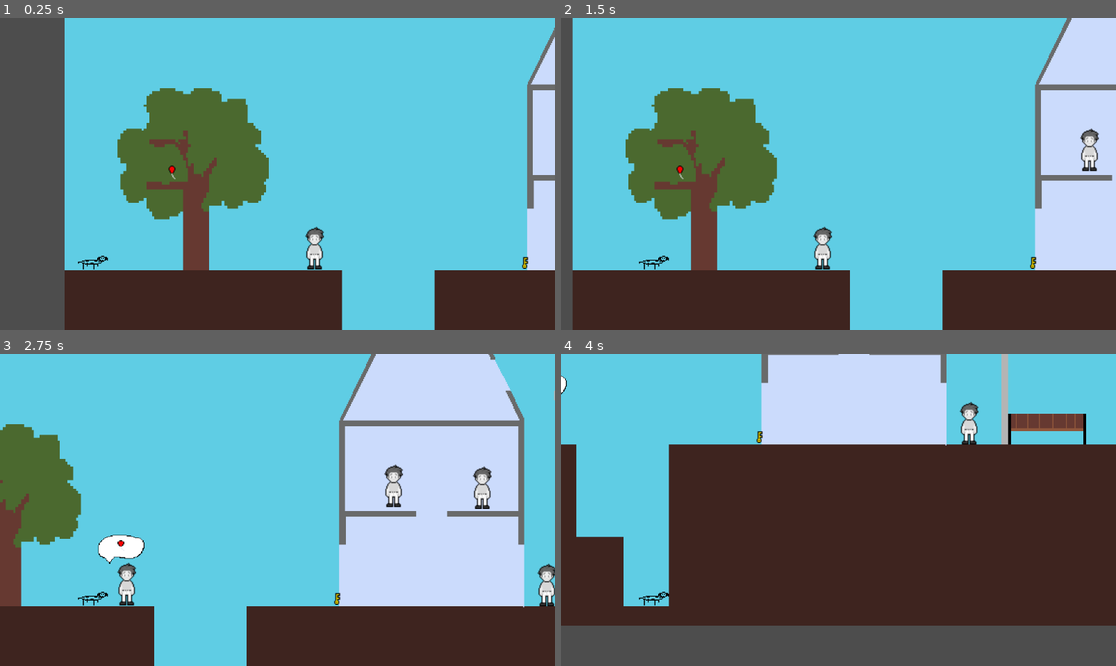
Above: before the commit, frames 1-4 (two rows, left to right).
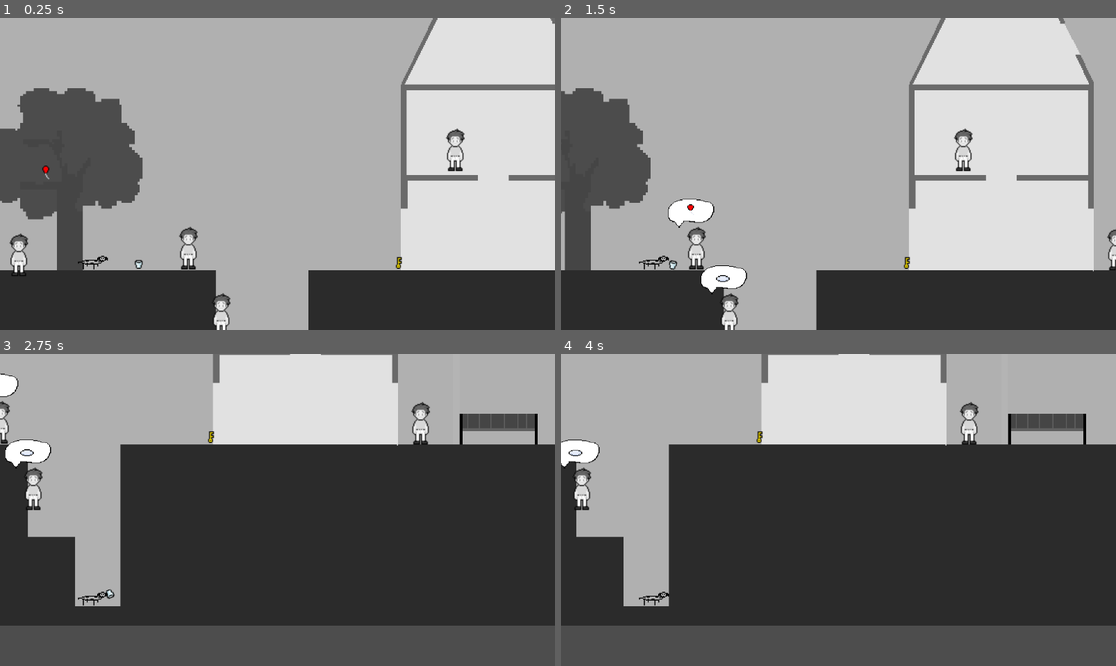
Above: after the commit, the same moments.

Repository: antonin-tarrade/SausageSerenity
Game: Godot game, scene res://Scenes/main.tscn
Two runs of this game, one before a commit and one after it. Both use one fixed random seed, a clock stepped at 60 frames per second and the inputs below. The engine's default icon, where the game draws it, is replaced by a stand-in: a white triangle on a blue panel in a dark square.
Inputs:
- Up to frame 1 (0.25 s): no input
- Up to frame 2 (1.5 s): tap Enter at 0.5 s; hold W (charger) 0.53-1.28 s; hold Right (ui_right) from 0.53 s (still down); tap Up (ui_up) at 0.77 s; tap E (interact) at 0.8, 1.35 s; tap Space at 1.25 s
- Up to frame 3 (2.75 s): tap Up (ui_up) at 1.52 s; tap W (charger) at 1.55 s; release Right (ui_right) at 2.03 s; hold Left (ui_left) from 2.03 s (still down); hold W (charger) from 2.03 s (still down); tap E (interact) at 2.3 s
- Up to frame 4 (4 s): tap Enter at 2.75 s; release Left (ui_left) at 2.78 s; release W (charger) at 2.78 s; hold Right (ui_right) from 2.78 s (still down); tap Q (extend) at 2.85 s; tap Up (ui_up) at 3.02, 3.77 s; tap W (charger) at 3.05 s; hold E (interact) from 3.53 s (still down)

The runs differ from the first frame. In frame 1, 85% of the frame differs, in the area x 0-100%, y 0-100%; in frame 2, 86%; in frame 3, 94%; in frame 4, 35%.

Commit message:
jarrive pas a porter humain...

Diff:
--- a/Objets/ballon_eau.tres
+++ b/Objets/ballon_eau.tres
@@ -9,4 +9,4 @@
 icon = ExtResource("1_egheq")
 isTakable = true
 isPushable = true
-isDestroyable = false
+isDestroyable = true
--- a/Scenes/decor.tscn
+++ b/Scenes/decor.tscn
@@ -1,6 +1,11 @@
-[gd_scene load_steps=18 format=3 uid="uid://brsj6mnt6yui7"]
-
+[gd_scene load_steps=20 format=3 uid="uid://brsj6mnt6yui7"]
+
+[ext_resource type="Shader" path="res://Shaders/shader_script.gdshader" id="1_0ihyi"]
 [ext_resource type="Texture2D" uid="uid://2s8klcwv4j5t" path="res://Sprites/firstVersionBg.png" id="1_abnxk"]
+
+[sub_resource type="ShaderMaterial" id="ShaderMaterial_x3oqo"]
+shader = ExtResource("1_0ihyi")
+shader_parameter/taux_joie = 0.0
 
 [sub_resource type="RectangleShape2D" id="RectangleShape2D_0hg1g"]
 size = Vector2(43, 8)
@@ -52,8 +57,9 @@
 
 [node name="Decor" type="Node2D"]
 
-[node name="TextureRect" type="TextureRect" parent="."]
+[node name="Background" type="TextureRect" parent="."]
 texture_filter = 3
+material = SubResource("ShaderMaterial_x3oqo")
 offset_right = 40.0
 offset_bottom = 40.0
 texture = ExtResource("1_abnxk")
--- a/Scenes/main.tscn
+++ b/Scenes/main.tscn
@@ -80,9 +80,30 @@
 shader = ExtResource("3_t0lvh")
 shader_parameter/isSad = true
 
+[sub_resource type="ShaderMaterial" id="ShaderMaterial_nbbg5"]
+resource_local_to_scene = true
+shader = ExtResource("3_t0lvh")
+shader_parameter/isSad = true
+
+[sub_resource type="ShaderMaterial" id="ShaderMaterial_k3qq7"]
+resource_local_to_scene = true
+shader = ExtResource("3_t0lvh")
+shader_parameter/isSad = true
+
+[sub_resource type="ShaderMaterial" id="ShaderMaterial_abs7k"]
+resource_local_to_scene = true
+shader = ExtResource("3_t0lvh")
+shader_parameter/isSad = true
+
+[sub_resource type="ShaderMaterial" id="ShaderMaterial_j6env"]
+resource_local_to_scene = true
+shader = ExtResource("3_t0lvh")
+shader_parameter/isSad = true
+
 [node name="Main" type="Node2D"]
 
 [node name="Decor" parent="." instance=ExtResource("4_5016y")]
+unique_name_in_owner = true
 
 [node name="Objets" type="Node2D" parent="." groups=["objets"]]
 
@@ -115,7 +136,7 @@
 iteminfo = ExtResource("8_o14q7")
 
 [node name="Verre" parent="Objets" instance=ExtResource("4_40vl5")]
-position = Vector2(575, 568)
+position = Vector2(208, 874)
 iteminfo = ExtResource("9_dbj6m")
 
 [node name="Vase" parent="Objets" instance=ExtResource("4_40vl5")]
@@ -127,7 +148,7 @@
 iteminfo = ExtResource("9_1dqtn")
 
 [node name="BallonEau" parent="Objets" instance=ExtResource("4_40vl5")]
-position = Vector2(2247, 582)
+position = Vector2(20, 884)
 iteminfo = ExtResource("10_llfd6")
 
 [node name="MotDoux" parent="Objets" instance=ExtResource("4_40vl5")]
@@ -156,7 +177,7 @@
 material = SubResource("ShaderMaterial_xjdte")
 
 [node name="BillBoue" type="Node2D" parent="Personnages"]
-position = Vector2(629, 787)
+position = Vector2(84, 894)
 metadata/_edit_group_ = true
 
 [node name="Requete" type="Sprite2D" parent="Personnages/BillBoue"]
@@ -173,6 +194,7 @@
 
 [node name="Personnage" parent="Personnages/BillBoue" instance=ExtResource("2_m3qme")]
 material = SubResource("ShaderMaterial_pwm2k")
+isTakable = true
 
 [node name="PorteHumaine" type="Node2D" parent="Personnages"]
 position = Vector2(696, 888)
@@ -252,7 +274,7 @@
 material = SubResource("ShaderMaterial_gmgo7")
 
 [node name="BambinoBill" type="Node2D" parent="Personnages"]
-position = Vector2(2252, 761)
+position = Vector2(294, 956)
 metadata/_edit_group_ = true
 
 [node name="Requete" type="Sprite2D" parent="Personnages/BambinoBill"]
@@ -263,9 +285,10 @@
 
 [node name="Missions" type="Node2D" parent="Personnages/BambinoBill/Requete"]
 
-[node name="MissionCasserTout" parent="Personnages/BambinoBill/Requete/Missions" instance=ExtResource("7_exk0v")]
+[node name="MissionCasserTout" parent="Personnages/BambinoBill/Requete/Missions" node_paths=PackedStringArray("objets") instance=ExtResource("7_exk0v")]
 texture = ExtResource("14_ampnh")
 script = ExtResource("15_6ail6")
+objets = [NodePath("../../../../../Objets/Verre"), NodePath("../../../../../Objets/Assiette")]
 
 [node name="Personnage" parent="Personnages/BambinoBill" instance=ExtResource("2_m3qme")]
 material = SubResource("ShaderMaterial_klo1e")
@@ -306,7 +329,7 @@
 script = ExtResource("13_3roqm")
 
 [node name="Personnage" parent="Personnages/BillRose" instance=ExtResource("2_m3qme")]
-material = SubResource("ShaderMaterial_5ib2d")
+material = SubResource("ShaderMaterial_nbbg5")
 
 [node name="RomantiqueBill" type="Node2D" parent="Personnages"]
 position = Vector2(1276, 862)
@@ -325,7 +348,7 @@
 script = ExtResource("32_5vqgd")
 
 [node name="Personnage" parent="Personnages/RomantiqueBill" instance=ExtResource("2_m3qme")]
-material = SubResource("ShaderMaterial_5ib2d")
+material = SubResource("ShaderMaterial_k3qq7")
 
 [node name="MechantBill" type="Node2D" parent="Personnages"]
 position = Vector2(1276, 862)
@@ -339,12 +362,13 @@
 
 [node name="Missions" type="Node2D" parent="Personnages/MechantBill/Requete"]
 
-[node name="MissionBallonEau" parent="Personnages/MechantBill/Requete/Missions" instance=ExtResource("7_exk0v")]
+[node name="MissionBallonEau" parent="Personnages/MechantBill/Requete/Missions" node_paths=PackedStringArray("ballon") instance=ExtResource("7_exk0v")]
 texture = ExtResource("12_ydduq")
 script = ExtResource("20_q6trk")
+ballon = NodePath("../../../../../Objets/BallonEau")
 
 [node name="Personnage" parent="Personnages/MechantBill" instance=ExtResource("2_m3qme")]
-material = SubResource("ShaderMaterial_5ib2d")
+material = SubResource("ShaderMaterial_abs7k")
 
 [node name="BillLExplorateur" type="Node2D" parent="Personnages"]
 position = Vector2(1276, 862)
@@ -363,7 +387,7 @@
 script = ExtResource("36_uhh5p")
 
 [node name="Personnage" parent="Personnages/BillLExplorateur" instance=ExtResource("2_m3qme")]
-material = SubResource("ShaderMaterial_5ib2d")
+material = SubResource("ShaderMaterial_j6env")
 
 [node name="ChienSaucisse" parent="." instance=ExtResource("1_lhaoc")]
-position = Vector2(29, 899)
+position = Vector2(160, 896)
--- a/Scenes/objet.tscn
+++ b/Scenes/objet.tscn
@@ -16,3 +16,5 @@
 
 [node name="ObjetTexture" type="Sprite2D" parent="."]
 texture = ExtResource("3_v3qkq")
+
+[connection signal="body_entered" from="." to="." method="_on_body_entered"]
--- a/Scripts/Missions/Mission_ballon_eau.gd
+++ b/Scripts/Missions/Mission_ballon_eau.gd
@@ -1,10 +1,15 @@
 extends Sprite2D
 
+@export var ballon : Objet = null
 var touche : bool = false
+
+func init(personnage : Personnage) :
+	ballon.connect("destroyed",_on_destroyed)
 
 func verifier(personnage : Personnage) -> bool :
 	print("ballon eau")
 	return touche
 
-func _on_lancer():
+func _on_destroyed():
+	print("heeeeeeeeeeeeeere mission")
 	pass
--- a/Scripts/Missions/Mission_casser_tout.gd
+++ b/Scripts/Missions/Mission_casser_tout.gd
@@ -1,12 +1,12 @@
 extends Sprite2D
 
 var nbObjetCasse : int = 0
-var nbObjet : int = 3
+@export var objets : Array[Objet] = []
 
 func verifier(personnage : Personnage) -> bool :
 	print("faut tout casser")
-	#verifier si objet casse (id = "toutcasser")
-	return (nbObjetCasse==3)
-
-func _on_objet_casse():
-	nbObjetCasse += 1
+	nbObjetCasse = 0
+	for obj in objets:
+		if obj.isDestroyed:
+			nbObjetCasse += 1
+	return (nbObjetCasse==objets.size())
--- a/Scripts/Objet.gd
+++ b/Scripts/Objet.gd
@@ -16,6 +16,8 @@
 var isPushable = false
 var isDestroyable = false
 
+signal destroyed
+
 var id : String = ""
 
 # Variable du chien
@@ -32,6 +34,9 @@
 func get_id() -> String :
 	return id
 
+func get_isTakable() -> bool :
+	return isTakable
+
 func PickUp() :
 	print("press")
 	if isTakable :
@@ -39,6 +44,12 @@
 			print("dog null")
 			dog.itemTaken(iteminfo)
 			self.queue_free()
+
+func detruire():
+	if isDestroyable:
+		isDestroyed = true;
+		print("detruit")
+		self.visible = false
 
 
 func load_resource() :
@@ -48,3 +59,11 @@
 	#Set sprite
 	self.itemTexture.texture = iteminfo.icon
 	self.id = iteminfo.id
+
+
+func _on_body_entered(body):
+	print("what")
+	if isDestroyed:
+		print("detruit et touché sol")
+		destroyed.emit()
+		queue_free()
--- a/Scripts/Personnage.gd
+++ b/Scripts/Personnage.gd
@@ -2,6 +2,7 @@
 class_name Personnage extends Sprite2D
 
 @export var nom : String = ""
+@export var isTakable : bool = false
 @onready var requete : Sprite2D = $"../Requete"
 @onready var missions : Array[Node] = ($"../Requete/Missions").get_children()
 @onready var current_mission : int = 0
@@ -9,6 +10,11 @@
 var animtree : AnimationTree
 var zonedetectionobj : Area2D
 var zonedetectionperso : Area2D
+@onready var dog = $"../../../ChienSaucisse"
+
+# Gestion joie
+var augmentation_joie : float = 0.1
+@onready var decors : Node = %Decor/Background
 
 
 enum ETATS {
@@ -30,6 +36,8 @@
 		mission.visible = false
 		if mission.has_method("init") :
 			mission.init(self)
+	if isTakable :
+		devenir_objet()
 
 
 
@@ -42,6 +50,8 @@
 func _on_rendu_heureux():
 	etat = ETATS.heureux
 	self.material.set_shader_parameter("isSad",false)
+	var taux_joie = decors.material.get_shader_parameter("taux_joie")
+	decors.material.set_shader_parameter("taux_joie",taux_joie + augmentation_joie)
 
 func regarder_autour_objets():
 	var listeobj = []
@@ -86,5 +96,18 @@
 func desactiver_collision():
 	static_body.set_collision_layer_value(1,false)
 
+func devenir_objet():
+	static_body.set_collision_layer_value(2,true)
+	static_body["input_pickable"] = true;
+
+
+func get_isTakable() -> bool :
+	return isTakable
+
+func PickUp() :
+	if isTakable :
+		dog.humantaken(self)
+		self.visible = false
+
 func set_etat(et):
 	etat = et
--- a/Scripts/chien_saucisse.gd
+++ b/Scripts/chien_saucisse.gd
@@ -1,4 +1,6 @@
 extends CharacterBody2D
+
+var icon_pied = preload("res://Dessins/mec.png")
 
 @export var SPEED = 300.0
 @export var EXTENSION_SPEED = 4 # px
@@ -21,6 +23,7 @@
 
 var objetGenerique : PackedScene = preload("res://Scenes/objet.tscn")
 var iteminfo : Item = null
+var humaninfo = null
 var objetsnode = null
 # Get the gravity from the project settings to be synced with RigidBody nodes.
 var gravity = ProjectSettings.get_setting("physics/2d/default_gravity")
@@ -163,29 +166,33 @@
 		if objet is RigidBody2D :
 			var vector : Vector2 = (objet.global_position - PosTete.global_position).normalized()
 			objet.apply_central_impulse((vector + Vector2(0.0, -puissance).normalized()).normalized() * puissance * 1000)
-
+			objet.detruire()
 
 func frapperFin():
 	frapper(0.0)
 
 func PickUpOrOuaf() :
-	print("pickuporouaf")
 	var aPickUp : bool = false
 	for objet : PhysicsBody2D in zonePickUp.get_overlapping_bodies() :
-		if objet is RigidBody2D :
-			if objet.isTakable :
+		if objet.has_method("get_isTakable") :
+			print("objet a pickup potentiellement")
+			if objet.get_isTakable() :
 				objet.PickUp()
 				aPickUp = true
-				print("pick")
 				break
 	if (!aPickUp):
 		for perso : PhysicsBody2D in zoneBarking.get_overlapping_bodies() :
-			print("ouaf")
 			perso.se_faire_aboyer()
 
 func itemTaken(infoitem) :
+	print("item taken")
 	iteminfo = infoitem
 	objetBouche.texture = iteminfo.icon
+
+func humanTaken(human) :
+	print("human taken")
+	humaninfo = human
+	objetBouche.texture = icon_pied
 
 func Drop() :
 	if iteminfo != null :
--- /dev/null
+++ b/Shaders/shader_script.gdshader
@@ -0,0 +1,10 @@
+shader_type canvas_item;
+
+uniform float taux_joie = 0.0;
+
+void fragment() {
+	vec4 c = COLOR;
+	float cgris = (c.r + c.g + c.b)/3.0;
+	COLOR = (1.-taux_joie)*vec4(cgris,cgris,cgris,1.) + c*taux_joie;
+
+}
--- /dev/null
+++ b/Shaders/test_shader.tscn
@@ -0,0 +1,25 @@
+[gd_scene load_steps=6 format=3 uid="uid://ct286xkqk2a1s"]
+
+[ext_resource type="Shader" path="res://Shaders/shader_script.gdshader" id="1_dy03h"]
+[ext_resource type="Texture2D" uid="uid://ba48p76o6oywq" path="res://Sprites/chien_saucisse.png" id="4_4x6ck"]
+[ext_resource type="Texture2D" uid="uid://2s8klcwv4j5t" path="res://Sprites/firstVersionBg.png" id="4_8jky6"]
+
+[sub_resource type="ShaderMaterial" id="ShaderMaterial_w8tnh"]
+shader = ExtResource("1_dy03h")
+shader_parameter/taux_joie = 0.0
+
+[sub_resource type="ShaderMaterial" id="ShaderMaterial_1lygm"]
+
+[node name="Node2D" type="Node2D"]
+
+[node name="TextureRect" type="TextureRect" parent="."]
+material = SubResource("ShaderMaterial_w8tnh")
+offset_right = 2500.0
+offset_bottom = 1100.0
+texture = ExtResource("4_8jky6")
+
+[node name="Iench" type="Sprite2D" parent="."]
+material = SubResource("ShaderMaterial_1lygm")
+position = Vector2(919, 838)
+scale = Vector2(5, 5)
+texture = ExtResource("4_4x6ck")
--- /dev/null
+++ b/shader_global_couleur.tres
@@ -0,0 +1,127 @@
+[gd_resource type="VisualShader" load_steps=12 format=3 uid="uid://bjyhow5wfc0fl"]
+
+[sub_resource type="VisualShaderNodeInput" id="VisualShaderNodeInput_k34hk"]
+expanded_output_ports = [0]
+input_name = "uv"
+
+[sub_resource type="VisualShaderNodeIf" id="VisualShaderNodeIf_y4om8"]
+default_input_values = [0, 0.0, 1, 0.0, 2, 0.0, 3, Vector3(0, 0, 0), 4, Vector3(0, 0, 0), 5, Vector3(0, 0, 0)]
+
+[sub_resource type="VisualShaderNodeVectorCompose" id="VisualShaderNodeVectorCompose_gd4m3"]
+default_input_values = [0, 0.5, 1, 0.0, 2, 0.0]
+expanded_output_ports = [0]
+op_type = 0
+
+[sub_resource type="VisualShaderNodeInput" id="VisualShaderNodeInput_8cg7d"]
+input_name = "color"
+
+[sub_resource type="VisualShaderNodeColorFunc" id="VisualShaderNodeColorFunc_fde54"]
+
+[sub_resource type="VisualShaderNodeBooleanParameter" id="VisualShaderNodeBooleanParameter_ixaqt"]
+parameter_name = "tristesse"
+default_value_enabled = true
+default_value = true
+
+[sub_resource type="VisualShaderNodeInput" id="VisualShaderNodeInput_ponv0"]
+input_name = "color"
+
+[sub_resource type="VisualShaderNodeColorFunc" id="VisualShaderNodeColorFunc_8o546"]
+
+[sub_resource type="VisualShaderNodeSwitch" id="VisualShaderNodeSwitch_wfh40"]
+default_input_values = [0, false, 1, Vector3(1, 1, 1), 2, Vector3(0, 0, 0)]
+op_type = 4
+
+[sub_resource type="VisualShaderNodeInput" id="VisualShaderNodeInput_fxxti"]
+input_name = "color"
+
+[sub_resource type="VisualShaderNodeColorOp" id="VisualShaderNodeColorOp_c7x6u"]
+
+[resource]
+code = "shader_type canvas_item;
+render_mode blend_mix;
+
+
+
+
+void fragment() {
+// Input:10
+	vec2 n_out10p0 = UV;
+	float n_out10p1 = n_out10p0.r;
+
+
+// VectorCompose:12
+	float n_in12p0 = 0.50000;
+	float n_in12p1 = 0.00000;
+	vec2 n_out12p0 = vec2(n_in12p0, n_in12p1);
+	float n_out12p1 = n_out12p0.r;
+
+
+// Input:13
+	vec4 n_out13p0 = COLOR;
+
+
+	vec3 n_out14p0;
+// ColorFunc:14
+	{
+		vec3 c = vec3(n_out13p0.xyz);
+		float max1 = max(c.r, c.g);
+		float max2 = max(max1, c.b);
+		n_out14p0 = vec3(max2, max2, max2);
+	}
+
+
+	vec3 n_out11p0;
+// If:11
+	float n_in11p2 = 0.00000;
+	if(abs(n_out10p1 - n_out12p1) < n_in11p2)
+	{
+		n_out11p0 = vec3(n_out13p0.xyz);
+	}
+	else if(n_out10p1 < n_out12p1)
+	{
+		n_out11p0 = n_out14p0;
+	}
+	else
+	{
+		n_out11p0 = vec3(n_out13p0.xyz);
+	}
+
+
+// ColorOp:8
+	vec3 n_in8p1 = vec3(0.00000, 0.00000, 0.00000);
+	vec3 n_out8p0 = vec3(1.0) - (vec3(1.0) - n_out11p0) * (vec3(1.0) - n_in8p1);
+
+
+// Output:0
+	COLOR.rgb = n_out8p0;
+
+
+}
+"
+graph_offset = Vector2(-286.864, -89.3719)
+mode = 1
+flags/light_only = false
+nodes/fragment/0/position = Vector2(1040, 80)
+nodes/fragment/3/node = SubResource("VisualShaderNodeBooleanParameter_ixaqt")
+nodes/fragment/3/position = Vector2(320, 360)
+nodes/fragment/4/node = SubResource("VisualShaderNodeInput_ponv0")
+nodes/fragment/4/position = Vector2(40, 560)
+nodes/fragment/5/node = SubResource("VisualShaderNodeColorFunc_8o546")
+nodes/fragment/5/position = Vector2(360, 560)
+nodes/fragment/6/node = SubResource("VisualShaderNodeSwitch_wfh40")
+nodes/fragment/6/position = Vector2(620, 500)
+nodes/fragment/7/node = SubResource("VisualShaderNodeInput_fxxti")
+nodes/fragment/7/position = Vector2(180, 660)
+nodes/fragment/8/node = SubResource("VisualShaderNodeColorOp_c7x6u")
+nodes/fragment/8/position = Vector2(800, 60)
+nodes/fragment/10/node = SubResource("VisualShaderNodeInput_k34hk")
+nodes/fragment/10/position = Vector2(-160, -40)
+nodes/fragment/11/node = SubResource("VisualShaderNodeIf_y4om8")
+nodes/fragment/11/position = Vector2(300, 60)
+nodes/fragment/12/node = SubResource("VisualShaderNodeVectorCompose_gd4m3")
+nodes/fragment/12/position = Vector2(-220, 80)
+nodes/fragment/13/node = SubResource("VisualShaderNodeInput_8cg7d")
+nodes/fragment/13/position = Vector2(-320, 280)
+nodes/fragment/14/node = SubResource("VisualShaderNodeColorFunc_fde54")
+nodes/fragment/14/position = Vector2(40, 320)
+nodes/fragment/connections = PackedInt32Array(4, 0, 5, 0, 5, 0, 6, 1, 7, 0, 6, 2, 8, 0, 0, 0, 3, 0, 6, 0, 13, 0, 14, 0, 14, 0, 11, 5, 11, 0, 8, 0, 12, 1, 11, 1, 10, 1, 11, 0, 13, 0, 11, 4, 13, 0, 11, 3)
Not shown: 1 places in Scenes/main.tscn that only renumber resources
